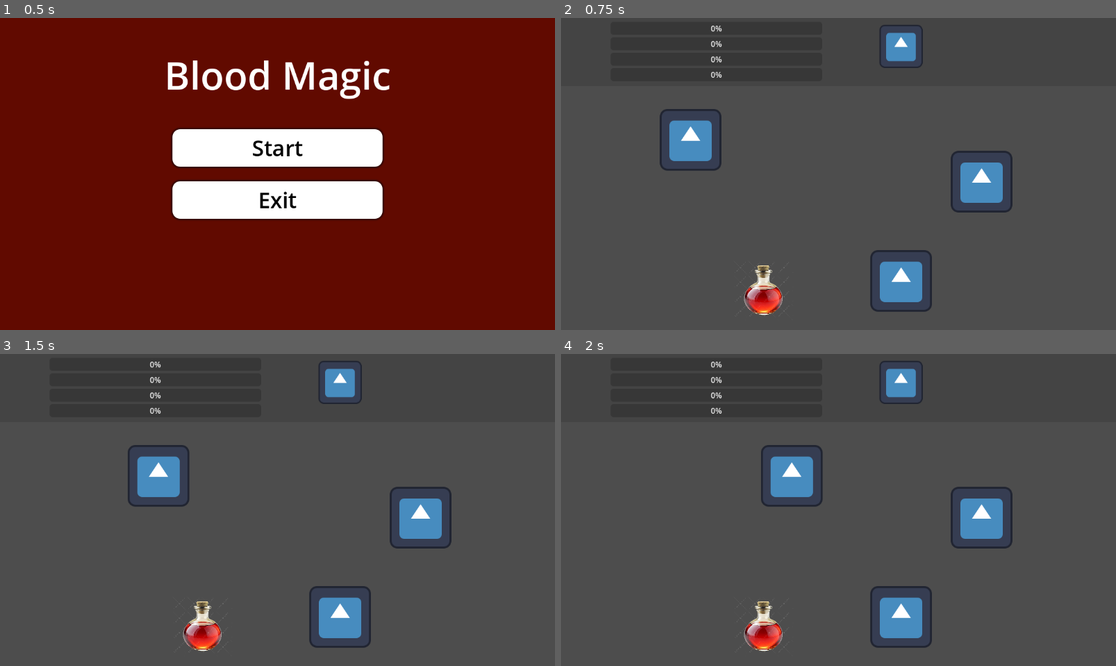
Above: before the commit, frames 1-4 (two rows, left to right).
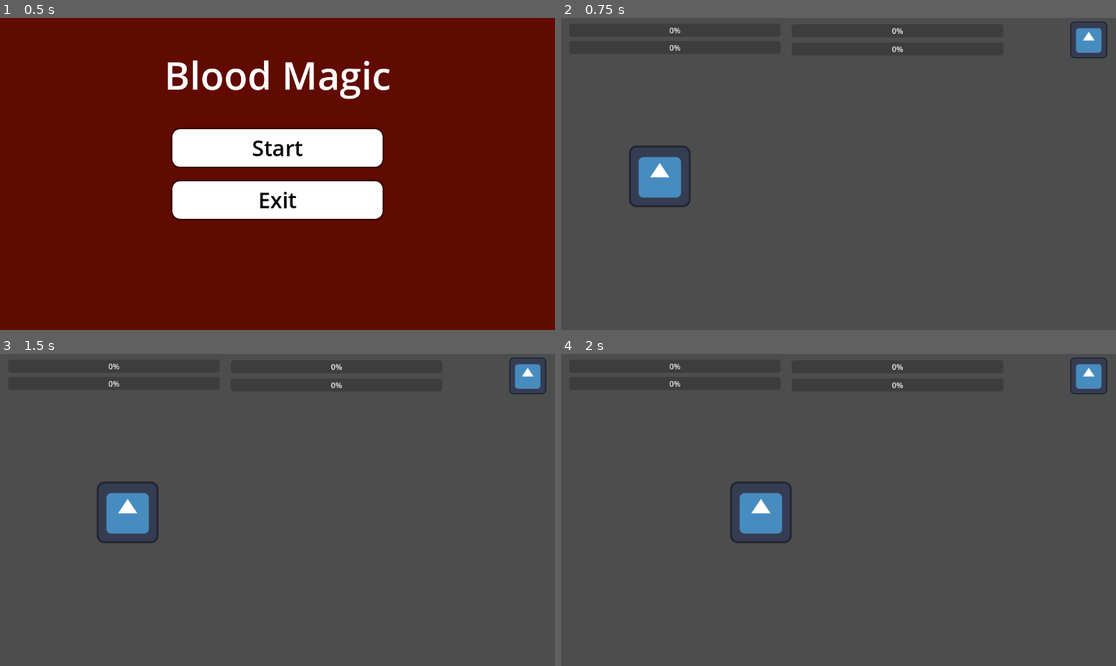
Above: after the commit, the same moments.

Repository: ckfrancois/BloodMagic
Game: Godot game, scene res://scenes/menus/main_menu.tscn
Two runs of this game, one before a commit and one after it. Both use one fixed random seed, a clock stepped at 60 frames per second and the inputs below. The engine's default icon, where the game draws it, is replaced by a stand-in: a white triangle on a blue panel in a dark square.
Inputs:
- Up to frame 1 (0.5 s): no input
- Up to frame 2 (0.75 s): click "Start" at 0.5 s
- Up to frame 3 (1.5 s): tap Enter at 1.25 s; hold Right (Right) from 1.28 s (still down)
- Up to frame 4 (2 s): keep holding Right (Right)

Frame 1 is identical in both runs. In frame 2, 6.9% of the frame differs, in the area x 12-99%, y 1-96%; in frame 3, 6.9%, in the area x 17-99%, y 1-96%; in frame 4, 6.9%.

Commit message:
Blockout of Map half done

Diff:
--- /dev/null
+++ b/blood-magic/camera_2d.gd
@@ -0,0 +1,21 @@
+extends Camera2D
+
+@onready var screen_size: Vector2 = get_viewport_rect().size
+@onready var player_node = get_parent().get_node("Player")
+
+# Called when the node enters the scene tree for the first time.
+func _ready() -> void:
+	set_screen_position()
+	await get_tree().process_frame
+	position_smoothing_enabled = true
+	position_smoothing_speed = 7
+
+# Called every frame. 'delta' is the elapsed time since the previous frame.
+func _process(delta: float) -> void:
+	set_screen_position()
+
+func set_screen_position():
+	var player_pos = player_node.global_position
+	var x = floor(player_pos.x/screen_size.x) * screen_size.x + screen_size.x /2
+	var y = floor(player_pos.y/screen_size.y) * screen_size.y + screen_size.y /2
+	global_position = Vector2(x,y)
--- a/blood-magic/scenes/enemy/enemy.tscn
+++ b/blood-magic/scenes/enemy/enemy.tscn
@@ -5,10 +5,9 @@
 [ext_resource type="PackedScene" uid="uid://bwhxbjlgkgmoy" path="res://scripts/enemy/turnzone.tscn" id="2_40wdo"]
 
 [sub_resource type="RectangleShape2D" id="RectangleShape2D_epypp"]
-size = Vector2(111, 109)
+size = Vector2(107, 107)
 
 [node name="enemy" type="Node2D"]
-position = Vector2(1, 0)
 script = ExtResource("1_40wdo")
 
 [node name="Sprite2D" type="Sprite2D" parent="."]
@@ -17,7 +16,7 @@
 [node name="turnzone" parent="." instance=ExtResource("2_40wdo")]
 
 [node name="CollisionShape2D" type="CollisionShape2D" parent="turnzone"]
-position = Vector2(-0.5, 0.5)
+position = Vector2(-0.5, 1.5)
 shape = SubResource("RectangleShape2D_epypp")
 
 [connection signal="body_entered" from="turnzone" to="turnzone" method="_on_body_entered"]
--- a/blood-magic/scenes/items/temp_potion.tscn
+++ b/blood-magic/scenes/items/temp_potion.tscn
@@ -4,13 +4,13 @@
 [ext_resource type="Texture2D" uid="uid://b36uli75eecsr" path="res://assets/items/tempPotion.png" id="2_xjodt"]
 
 [sub_resource type="CircleShape2D" id="CircleShape2D_kmnkj"]
-radius = 56.0357
+radius = 37.0135
 
 [node name="TempPotion" type="Area2D"]
 script = ExtResource("1_ws5s1")
 
 [node name="Sprite2D" type="Sprite2D" parent="."]
-scale = Vector2(0.05, 0.05)
+scale = Vector2(0.035, 0.035)
 texture = ExtResource("2_xjodt")
 
 [node name="CollisionShape2D" type="CollisionShape2D" parent="."]
--- a/blood-magic/scenes/menus/item_slot.tscn
+++ b/blood-magic/scenes/menus/item_slot.tscn
@@ -4,11 +4,11 @@
 [ext_resource type="Script" uid="uid://ef2iihg5yfq5" path="res://scripts/items/itemSlot.gd" id="2_6cfwh"]
 
 [node name="ItemSlot" type="TextureRect"]
-offset_left = -44.0
-offset_top = -47.0
-offset_right = 84.0
-offset_bottom = 81.0
-scale = Vector2(0.7, 0.7)
+offset_left = -38.0
+offset_top = -41.0
+offset_right = 90.0
+offset_bottom = 87.0
+scale = Vector2(0.6, 0.6)
 texture = ExtResource("1_8gnh1")
 expand_mode = 3
 script = ExtResource("2_6cfwh")
--- a/blood-magic/scenes/modes/overworld.tscn
+++ b/blood-magic/scenes/modes/overworld.tscn
@@ -1,7 +1,5 @@
-[gd_scene load_steps=11 format=3 uid="uid://cff8mhxj5v7md"]
+[gd_scene load_steps=12 format=3 uid="uid://cff8mhxj5v7md"]
 
-[ext_resource type="PackedScene" uid="uid://bn2oryar6amqd" path="res://scenes/enemy/enemy.tscn" id="1_v726c"]
-[ext_resource type="Script" uid="uid://c3ni3qnlma52i" path="res://scenes/combat.gd" id="2_6hfbt"]
 [ext_resource type="PackedScene" uid="uid://dbkgrxyrugllw" path="res://scenes/player/player.tscn" id="2_nyb65"]
 [ext_resource type="Script" uid="uid://def32cl786ywg" path="res://scenes/modes/hud.gd" id="3_21gn6"]
 [ext_resource type="PackedScene" uid="uid://cakansakw3rha" path="res://scenes/menus/item_slot.tscn" id="3_fkndb"]
@@ -9,72 +7,63 @@
 [ext_resource type="Script" uid="uid://disxi3r3egrph" path="res://scenes/modes/health_bar_2.gd" id="4_w3juc"]
 [ext_resource type="Script" uid="uid://cfwbk31ntk3ad" path="res://scenes/modes/health_bar_3.gd" id="5_7h67w"]
 [ext_resource type="Script" uid="uid://b2cm7dy8x7ubv" path="res://scenes/modes/health_bar_4.gd" id="6_fkndb"]
-[ext_resource type="PackedScene" uid="uid://dwu08pukomrt1" path="res://scenes/items/temp_potion.tscn" id="7_7h67w"]
-
-[sub_resource type="RectangleShape2D" id="RectangleShape2D_21gn6"]
-size = Vector2(1150, 141)
+[ext_resource type="PackedScene" uid="uid://co4lceaouqq87" path="res://scenes/rooms/level_1.tscn" id="10_6hfbt"]
+[ext_resource type="PackedScene" uid="uid://br1flxpmbw5ak" path="res://scenes/rooms/camera_2d.tscn" id="11_2kuno"]
+[ext_resource type="PackedScene" uid="uid://b7cmd2qhjnp4o" path="res://scenes/rooms/level_3.tscn" id="11_w7ab0"]
+[ext_resource type="PackedScene" uid="uid://bxu4rsdtevblm" path="res://scenes/rooms/level_2.tscn" id="12_w7ab0"]
 
 [node name="Overworld" type="Node2D"]
-
-[node name="enemy2" parent="." instance=ExtResource("1_v726c")]
-position = Vector2(706, 546)
-
-[node name="Player" parent="." instance=ExtResource("2_nyb65")]
-position = Vector2(269, 253)
-
-[node name="enemy" parent="." instance=ExtResource("1_v726c")]
-position = Vector2(873, 340)
 
 [node name="HUD" type="CanvasLayer" parent="."]
 script = ExtResource("3_21gn6")
 
-[node name="HUD Background" type="ColorRect" parent="HUD"]
-anchors_preset = 10
-anchor_right = 1.0
-offset_bottom = 141.0
-grow_horizontal = 2
-color = Color(0.26779, 0.26779, 0.26779, 1)
+[node name="HealthBar1" type="ProgressBar" parent="HUD" node_paths=PackedStringArray("player")]
+offset_left = 17.0
+offset_top = 12.0
+offset_right = 456.0
+offset_bottom = 39.0
+script = ExtResource("3_ogqxt")
+player = NodePath("../../Player")
 
-[node name="StaticBody2D" type="StaticBody2D" parent="HUD/HUD Background"]
+[node name="HealthBar2" type="ProgressBar" parent="HUD" node_paths=PackedStringArray("player")]
+offset_left = 17.0
+offset_top = 48.0
+offset_right = 456.0
+offset_bottom = 75.0
+script = ExtResource("4_w3juc")
+player = NodePath("../../Player")
 
-[node name="CollisionShape2D" type="CollisionShape2D" parent="HUD/HUD Background/StaticBody2D"]
-position = Vector2(575, 70.5)
-shape = SubResource("RectangleShape2D_21gn6")
+[node name="HealthBar3" type="ProgressBar" parent="HUD" node_paths=PackedStringArray("player")]
+offset_left = 479.0
+offset_top = 13.0
+offset_right = 918.0
+offset_bottom = 40.0
+script = ExtResource("5_7h67w")
+player = NodePath("../../Player")
 
-[node name="VBoxContainer" type="VBoxContainer" parent="HUD"]
-layout_direction = 4
-offset_left = 103.0
-offset_top = 8.0
-offset_right = 542.0
-offset_bottom = 131.0
-theme_override_constants/separation = 5
-alignment = 2
-
-[node name="HealthBar1" type="ProgressBar" parent="HUD/VBoxContainer" node_paths=PackedStringArray("player")]
-layout_mode = 2
-script = ExtResource("3_ogqxt")
-player = NodePath("../../../Player")
-
-[node name="HealthBar2" type="ProgressBar" parent="HUD/VBoxContainer" node_paths=PackedStringArray("player")]
-layout_mode = 2
-script = ExtResource("4_w3juc")
-player = NodePath("../../../Player")
-
-[node name="HealthBar3" type="ProgressBar" parent="HUD/VBoxContainer" node_paths=PackedStringArray("player")]
-layout_mode = 2
-script = ExtResource("5_7h67w")
-player = NodePath("../../../Player")
-
-[node name="HealthBar4" type="ProgressBar" parent="HUD/VBoxContainer" node_paths=PackedStringArray("player")]
-layout_mode = 2
+[node name="HealthBar4" type="ProgressBar" parent="HUD" node_paths=PackedStringArray("player")]
+offset_left = 479.0
+offset_top = 51.0
+offset_right = 918.0
+offset_bottom = 78.0
 script = ExtResource("6_fkndb")
-player = NodePath("../../../Player")
+player = NodePath("../../Player")
 
 [node name="ItemSlot" parent="HUD" instance=ExtResource("3_fkndb")]
-offset_left = 661.0
-offset_top = 14.0
-offset_right = 789.0
-offset_bottom = 142.0
+offset_left = 1057.0
+offset_top = 7.0
+offset_right = 1185.0
+offset_bottom = 135.0
 
-[node name="TempPotion" parent="." instance=ExtResource("7_7h67w")]
-position = Vector2(420, 566)
+[node name="Player" parent="." instance=ExtResource("2_nyb65")]
+position = Vector2(205, 329)
+
+[node name="Camera2D" parent="." instance=ExtResource("11_2kuno")]
+
+[node name="Level1" parent="." instance=ExtResource("10_6hfbt")]
+
+[node name="Level2" parent="." instance=ExtResource("12_w7ab0")]
+position = Vector2(1155, -1)
+
+[node name="Level3" parent="." instance=ExtResource("11_w7ab0")]
+position = Vector2(1168, -655)
--- a/blood-magic/scenes/player/player.tscn
+++ b/blood-magic/scenes/player/player.tscn
@@ -4,6 +4,7 @@
 [ext_resource type="Texture2D" uid="uid://mm8ik78skmd0" path="res://assets/misc/icon.svg" id="2_gmlin"]
 
 [sub_resource type="RectangleShape2D" id="RectangleShape2D_hqtel"]
+size = Vector2(19.2308, 19.0769)
 
 [node name="Player" type="CharacterBody2D"]
 script = ExtResource("1_dovo2")
@@ -12,5 +13,6 @@
 texture = ExtResource("2_gmlin")
 
 [node name="CollisionShape2D" type="CollisionShape2D" parent="."]
+position = Vector2(-0.499999, -0.999999)
 scale = Vector2(6.5, 6.5)
 shape = SubResource("RectangleShape2D_hqtel")
--- /dev/null
+++ b/blood-magic/scenes/rooms/camera_2d.tscn
@@ -0,0 +1,7 @@
+[gd_scene load_steps=2 format=3 uid="uid://br1flxpmbw5ak"]
+
+[ext_resource type="Script" uid="uid://jslr30ps45f" path="res://camera_2d.gd" id="1_qnfst"]
+
+[node name="Camera2D" type="Camera2D"]
+position_smoothing_speed = 7.0
+script = ExtResource("1_qnfst")
--- /dev/null
+++ b/blood-magic/scenes/rooms/level_1.tscn
@@ -0,0 +1,45 @@
+[gd_scene load_steps=4 format=3 uid="uid://co4lceaouqq87"]
+
+[sub_resource type="RectangleShape2D" id="RectangleShape2D_mvegh"]
+size = Vector2(1152, 90)
+
+[sub_resource type="RectangleShape2D" id="RectangleShape2D_hnt83"]
+size = Vector2(96, 497)
+
+[sub_resource type="RectangleShape2D" id="RectangleShape2D_a1jo5"]
+size = Vector2(104, 160)
+
+[node name="Level1" type="Node2D"]
+
+[node name="Wall1" type="StaticBody2D" parent="."]
+
+[node name="CollisionShape2D" type="CollisionShape2D" parent="Wall1"]
+position = Vector2(576, 45)
+shape = SubResource("RectangleShape2D_mvegh")
+
+[node name="Wall2" type="StaticBody2D" parent="."]
+position = Vector2(0, 613)
+
+[node name="CollisionShape2D" type="CollisionShape2D" parent="Wall2"]
+position = Vector2(576, 20)
+shape = SubResource("RectangleShape2D_mvegh")
+
+[node name="Wall3" type="StaticBody2D" parent="."]
+
+[node name="CollisionShape2D" type="CollisionShape2D" parent="Wall3"]
+position = Vector2(51, 338.5)
+shape = SubResource("RectangleShape2D_hnt83")
+
+[node name="Wall4" type="StaticBody2D" parent="."]
+position = Vector2(571, 282)
+
+[node name="CollisionShape2D" type="CollisionShape2D" parent="Wall4"]
+position = Vector2(529, -112)
+shape = SubResource("RectangleShape2D_a1jo5")
+
+[node name="Wall5" type="StaticBody2D" parent="."]
+position = Vector2(571, 282)
+
+[node name="CollisionShape2D" type="CollisionShape2D" parent="Wall5"]
+position = Vector2(529, 221)
+shape = SubResource("RectangleShape2D_a1jo5")
--- /dev/null
+++ b/blood-magic/scenes/rooms/level_2.tscn
@@ -0,0 +1,75 @@
+[gd_scene load_steps=9 format=3 uid="uid://bxu4rsdtevblm"]
+
+[ext_resource type="PackedScene" uid="uid://bn2oryar6amqd" path="res://scenes/enemy/enemy.tscn" id="1_kpwdj"]
+[ext_resource type="PackedScene" uid="uid://dwu08pukomrt1" path="res://scenes/items/temp_potion.tscn" id="2_w1t45"]
+
+[sub_resource type="RectangleShape2D" id="RectangleShape2D_wo1ko"]
+size = Vector2(862, 89.5)
+
+[sub_resource type="RectangleShape2D" id="RectangleShape2D_mvegh"]
+size = Vector2(1152, 90)
+
+[sub_resource type="RectangleShape2D" id="RectangleShape2D_hnt83"]
+size = Vector2(96, 580.5)
+
+[sub_resource type="RectangleShape2D" id="RectangleShape2D_a1jo5"]
+size = Vector2(104, 160)
+
+[sub_resource type="RectangleShape2D" id="RectangleShape2D_dj2vi"]
+size = Vector2(137.5, 309)
+
+[sub_resource type="RectangleShape2D" id="RectangleShape2D_eagtj"]
+size = Vector2(356.5, 127)
+
+[node name="Level2" type="Node2D"]
+
+[node name="Wall1" type="StaticBody2D" parent="."]
+
+[node name="CollisionShape2D" type="CollisionShape2D" parent="Wall1"]
+position = Vector2(433, 46.25)
+shape = SubResource("RectangleShape2D_wo1ko")
+
+[node name="Wall2" type="StaticBody2D" parent="."]
+position = Vector2(0, 613)
+
+[node name="CollisionShape2D" type="CollisionShape2D" parent="Wall2"]
+position = Vector2(576, 20)
+shape = SubResource("RectangleShape2D_mvegh")
+
+[node name="Wall3" type="StaticBody2D" parent="."]
+
+[node name="CollisionShape2D" type="CollisionShape2D" parent="Wall3"]
+position = Vector2(1106, 290.25)
+shape = SubResource("RectangleShape2D_hnt83")
+
+[node name="Wall4" type="StaticBody2D" parent="."]
+position = Vector2(-477, 282)
+
+[node name="CollisionShape2D" type="CollisionShape2D" parent="Wall4"]
+position = Vector2(529, -112)
+shape = SubResource("RectangleShape2D_a1jo5")
+
+[node name="Wall5" type="StaticBody2D" parent="."]
+position = Vector2(-477, 282)
+
+[node name="CollisionShape2D" type="CollisionShape2D" parent="Wall5"]
+position = Vector2(529, 221)
+shape = SubResource("RectangleShape2D_a1jo5")
+
+[node name="Obstacle1" type="StaticBody2D" parent="."]
+
+[node name="CollisionShape2D" type="CollisionShape2D" parent="Obstacle1"]
+position = Vector2(578, 433.5)
+shape = SubResource("RectangleShape2D_dj2vi")
+
+[node name="StaticBody2D" type="StaticBody2D" parent="."]
+
+[node name="CollisionShape2D" type="CollisionShape2D" parent="StaticBody2D"]
+position = Vector2(690.75, 339)
+shape = SubResource("RectangleShape2D_eagtj")
+
+[node name="enemy" parent="." instance=ExtResource("1_kpwdj")]
+position = Vector2(941, 496)
+
+[node name="TempPotion" parent="." instance=ExtResource("2_w1t45")]
+position = Vector2(730, 516)
--- /dev/null
+++ b/blood-magic/scenes/rooms/level_3.tscn
@@ -0,0 +1,52 @@
+[gd_scene load_steps=4 format=3 uid="uid://b7cmd2qhjnp4o"]
+
+[sub_resource type="RectangleShape2D" id="RectangleShape2D_mvegh"]
+size = Vector2(1152, 90)
+
+[sub_resource type="RectangleShape2D" id="RectangleShape2D_a1jo5"]
+size = Vector2(104, 225)
+
+[sub_resource type="RectangleShape2D" id="RectangleShape2D_0i1dv"]
+size = Vector2(851.938, 89)
+
+[node name="Level3" type="Node2D"]
+
+[node name="Wall1" type="StaticBody2D" parent="."]
+
+[node name="CollisionShape2D" type="CollisionShape2D" parent="Wall1"]
+position = Vector2(576, 45)
+shape = SubResource("RectangleShape2D_mvegh")
+
+[node name="Wall2" type="StaticBody2D" parent="."]
+position = Vector2(571, 282)
+
+[node name="CollisionShape2D" type="CollisionShape2D" parent="Wall2"]
+position = Vector2(519, -157)
+shape = SubResource("RectangleShape2D_a1jo5")
+
+[node name="Wall3" type="StaticBody2D" parent="."]
+position = Vector2(571, 282)
+
+[node name="CollisionShape2D" type="CollisionShape2D" parent="Wall3"]
+position = Vector2(529, 253.5)
+shape = SubResource("RectangleShape2D_a1jo5")
+
+[node name="Wall4" type="StaticBody2D" parent="."]
+position = Vector2(-476, 282)
+
+[node name="CollisionShape2D" type="CollisionShape2D" parent="Wall4"]
+position = Vector2(519, -157)
+shape = SubResource("RectangleShape2D_a1jo5")
+
+[node name="Wall5" type="StaticBody2D" parent="."]
+position = Vector2(-476, 282)
+
+[node name="CollisionShape2D" type="CollisionShape2D" parent="Wall5"]
+position = Vector2(529, 221)
+shape = SubResource("RectangleShape2D_a1jo5")
+
+[node name="Wall6" type="StaticBody2D" parent="."]
+
+[node name="CollisionShape2D" type="CollisionShape2D" parent="Wall6"]
+position = Vector2(419.031, 615)
+shape = SubResource("RectangleShape2D_0i1dv")
Not shown, added: blood-magic/camera_2d.gd.uid
